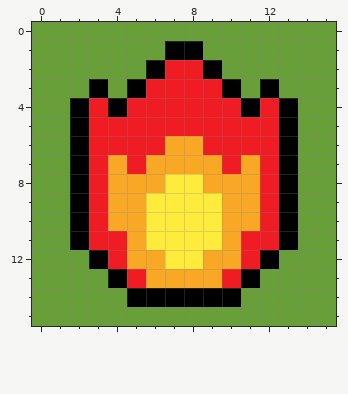
Pixel-art sprite -- img/fire2.png. The picture above was drawn from the file before the commit.
The file is 64x64 pixels, drawn in blocks of 4x4; one block is one cell here.
And afterwards:
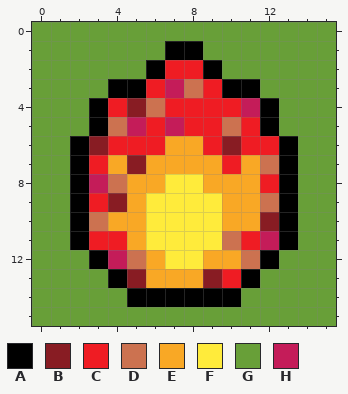
Palette (. is transparent): A #000000  B #881c23  C #ef1c23  D #cc7250  E #f9a825  F #ffeb3b  G #689f38  H #c41c59
Diff:
y 3: x 3..4 AG -> GA; x 7..8 CC -> HD; x 11..12 GA -> AG
y 4: x 2..6 ACACC -> GACBD; x 11..13 ACA -> HAG
y 5: x 2..5 ACCC -> GADH; x 7 C -> H; x 10 C -> D; x 12..13 CA -> AG
y 6: x 3 C -> B; x 10 C -> B
y 7: x 5 C -> B; x 12 C -> D
y 8: x 3..4 CE -> HD
y 9: x 4 E -> B; x 12 C -> D
y 10: x 3 C -> D; x 12 C -> B
y 11: x 10 E -> D; x 12 C -> H
y 12: x 4..5 CE -> HD; x 11 C -> D
y 13: x 5 C -> B; x 9 E -> B
